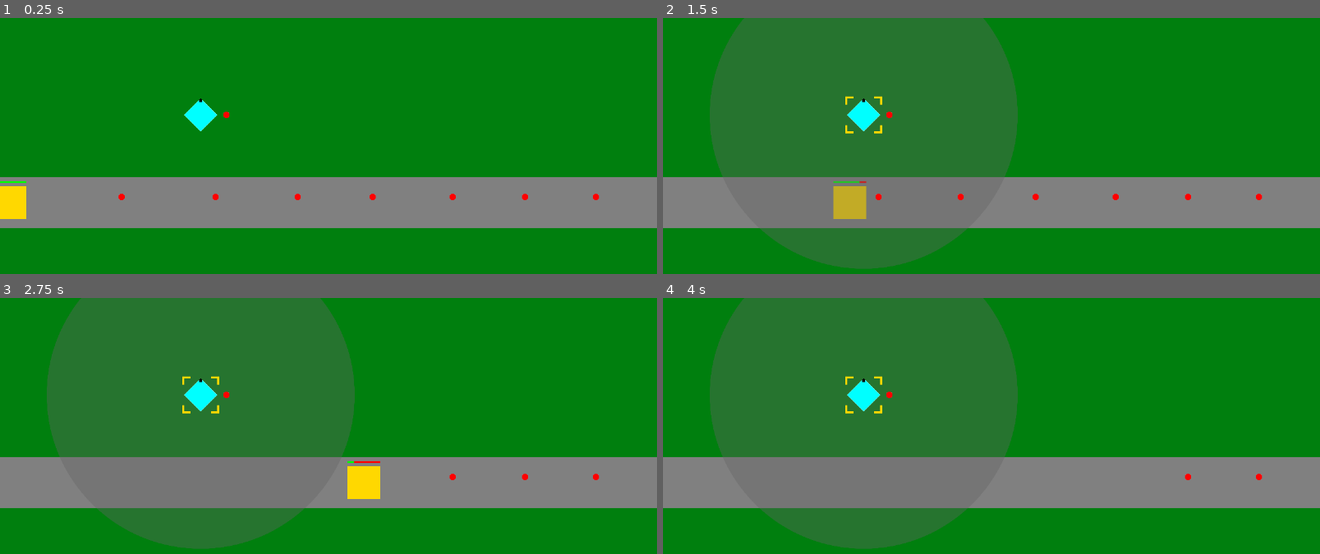
Above: before the commit, frames 1-4 (two rows, left to right).
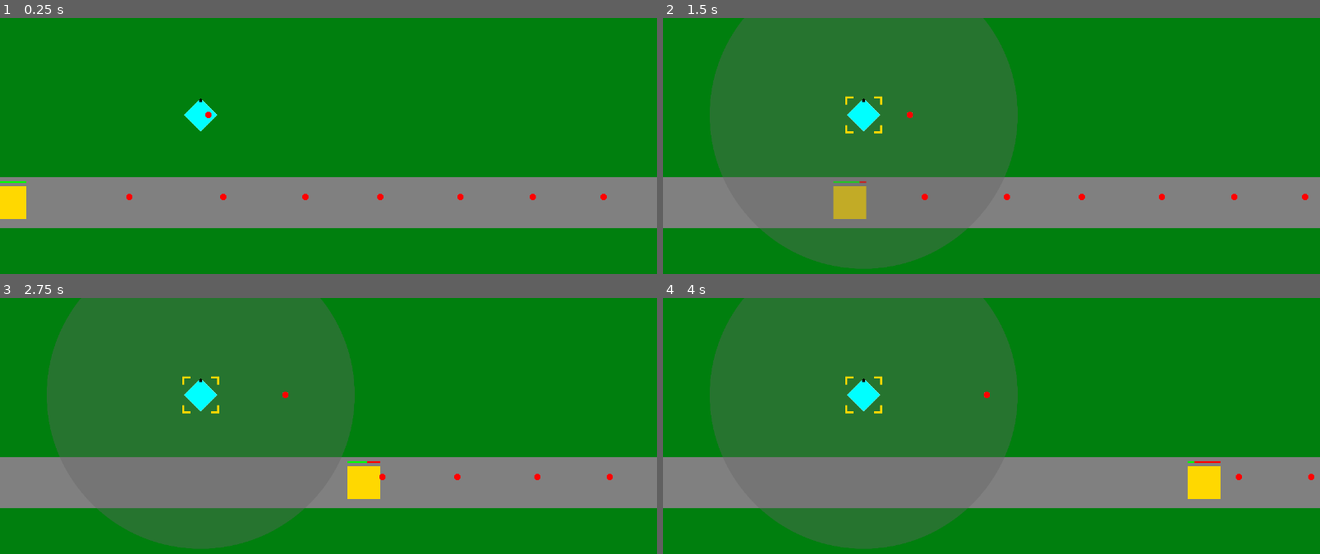
Above: after the commit, the same moments.

Repository: phrasmotica/godot-tower-defence
Game: Godot game, scene res://scenes/game.tscn
Two runs of this game, one before a commit and one after it. Both use one fixed random seed, a clock stepped at 60 frames per second and the inputs below.
Inputs (mouse positions are in pixels of both pictures, inside the frame that each line leads up to):
- Up to frame 1 (0.25 s): no input
- Up to frame 2 (1.5 s): move the mouse to (866, 115) at 0.52 s; click (866, 115) at 0.67 s; move the mouse to (860, 220) at 1.27 s; click (860, 220) at 1.42 s
- Up to frame 3 (2.75 s): move the mouse to (394, 400) at 2.02 s; click (394, 400) at 2.17 s
- Up to frame 4 (4 s): move the mouse to (outside the picture) at 2.77 s; click (outside the picture) at 2.92 s; move the mouse to (1188, 538) at 3.52 s; click (1188, 538) at 3.67 s

The runs differ from the first frame. In frame 1, 0.3% of the frame differs, in the area x 18-93%, y 36-72%; in frame 2, 0.3%; in frame 3, 0.2%; in frame 4, 0.8%, in the area x 34-100%, y 36-79%.

Commit message:
Make projectiles move by default

Diff:
--- a/scripts/gun_barrel.gd
+++ b/scripts/gun_barrel.gd
@@ -4,7 +4,5 @@
 
 # Called when the node enters the scene tree for the first time.
 func _ready():
-	var bullet = projectile.instantiate()
-	bullet.position.x += 50
-
+	var bullet: Projectile = projectile.instantiate()
 	add_child(bullet)
--- a/scripts/projectile.gd
+++ b/scripts/projectile.gd
@@ -1 +1,4 @@
-extends Node2D
+class_name Projectile extends Node2D
+
+func _process(delta):
+    position.x += 1
